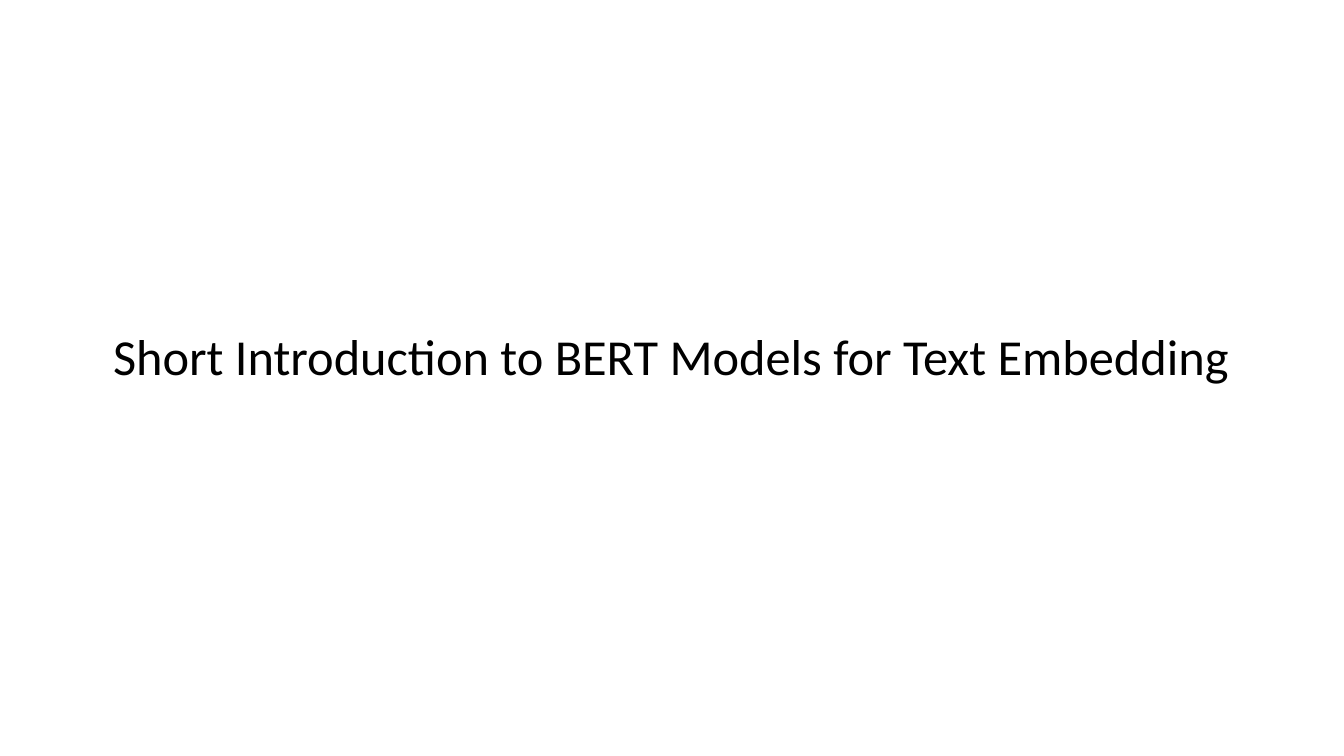
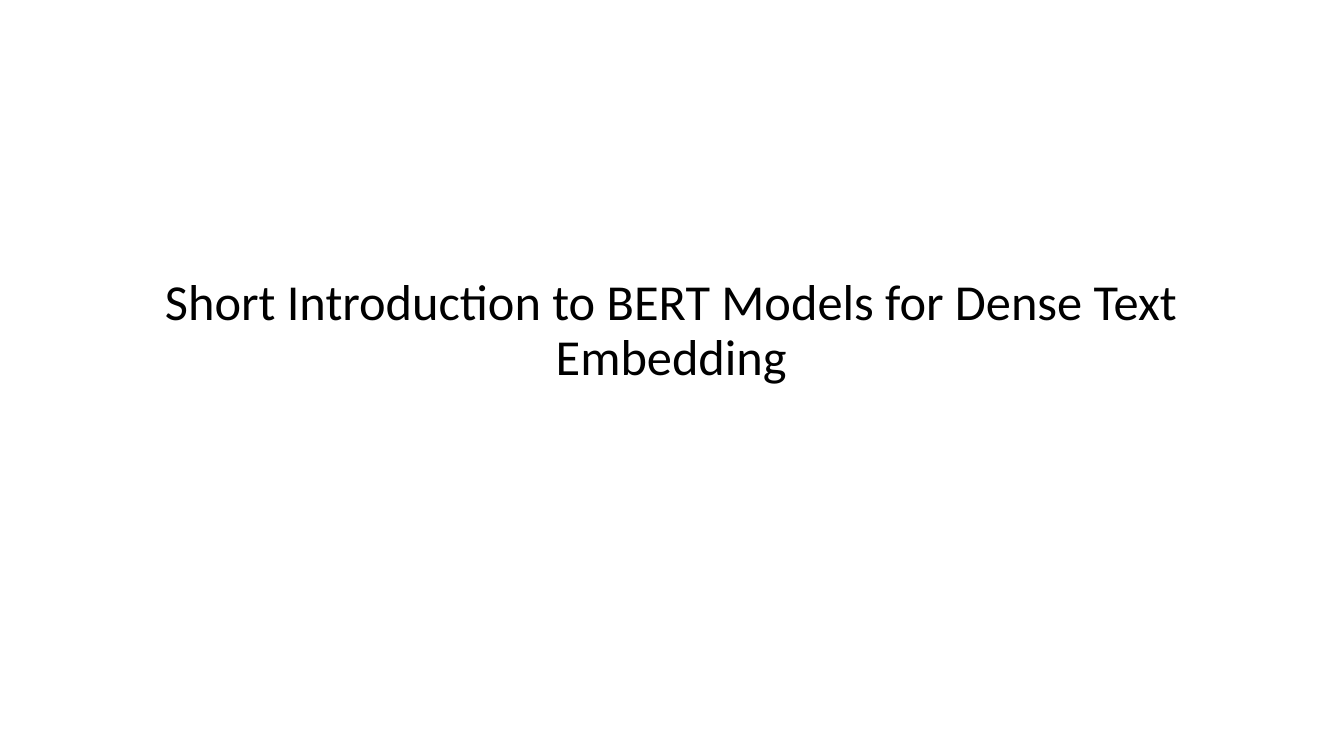
Before and after one commit to harelgabainew/school1, a slide deck: slide 31 of slides/6_InformationRetrivalSearch.pptx (slide 18 before the commit). Drawn at 1344x756 pixels with LibreOffice and Linux fonts; fonts in the diff are those of the drawing. Boxes give left, top, right and bottom in pixels: in the first picture for what was removed or moved away, otherwise in the second. Text is boxed around its words. In the diff, an @@ line names an element or a change of style, - is before the commit and + after.

```diff
--- a/slides/6_InformationRetrivalSearch.pptx
+++ b/slides/6_InformationRetrivalSearch.pptx
@@ title at <box>165,285,1177,384</box>: text changed @@
-Short Introduction to BERT Models for Text Embedding
+Short Introduction to BERT Models for Dense Text Embedding
```
Also in this commit, not shown: 4 other slides changed, 4 slides added.
